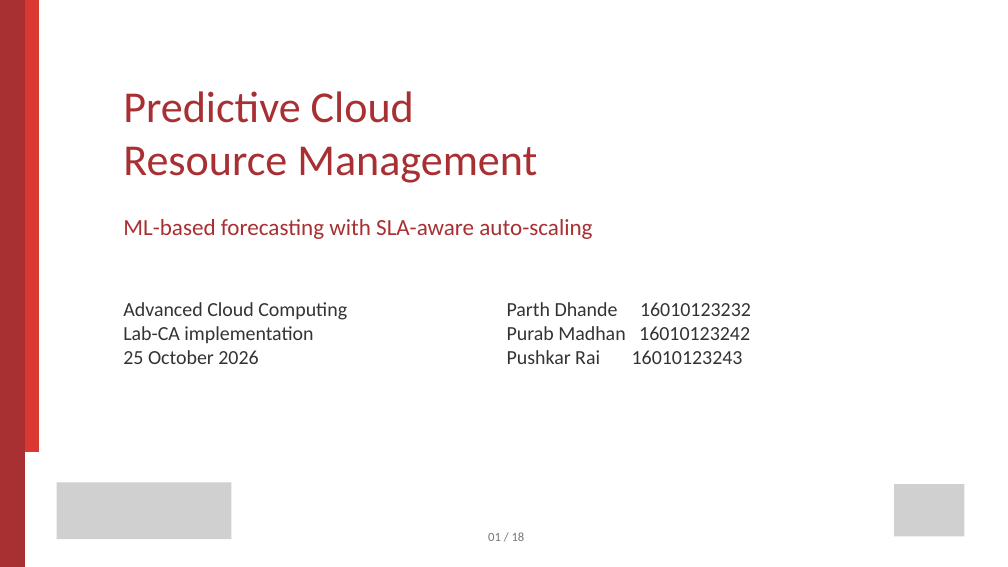
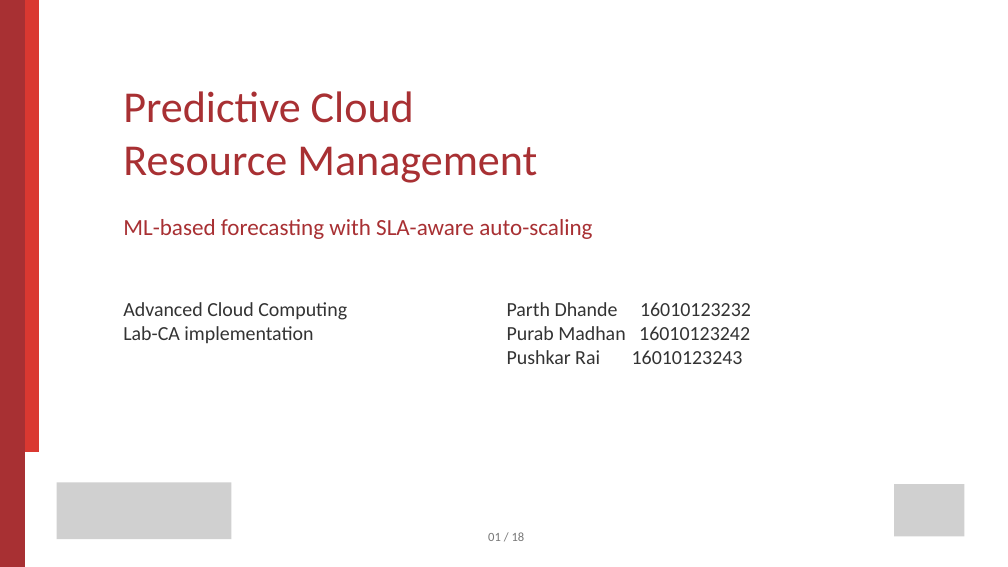
Before and after one commit to parth1056/accml, a slide deck: slide 1 of output/presentation/ACC_Lab_CA_Presentation.pptx. Drawn at 1008x567 pixels with LibreOffice and Linux fonts; fonts in the diff are those of the drawing; grey boxes stand for pictures. Boxes give left, top, right and bottom in pixels: in the first picture for what was removed or moved away, otherwise in the second. Text is boxed around its words. In the diff, an @@ line names an element or a change of style, - is before the commit and + after.

```diff
--- a/output/presentation/ACC_Lab_CA_Presentation.pptx
+++ b/output/presentation/ACC_Lab_CA_Presentation.pptx
@@ text at bbox=[123, 350, 258, 364]: paragraph removed @@
-25 October 2026
```
Also in this commit, not shown: 4 other slides changed, 1 other file.
